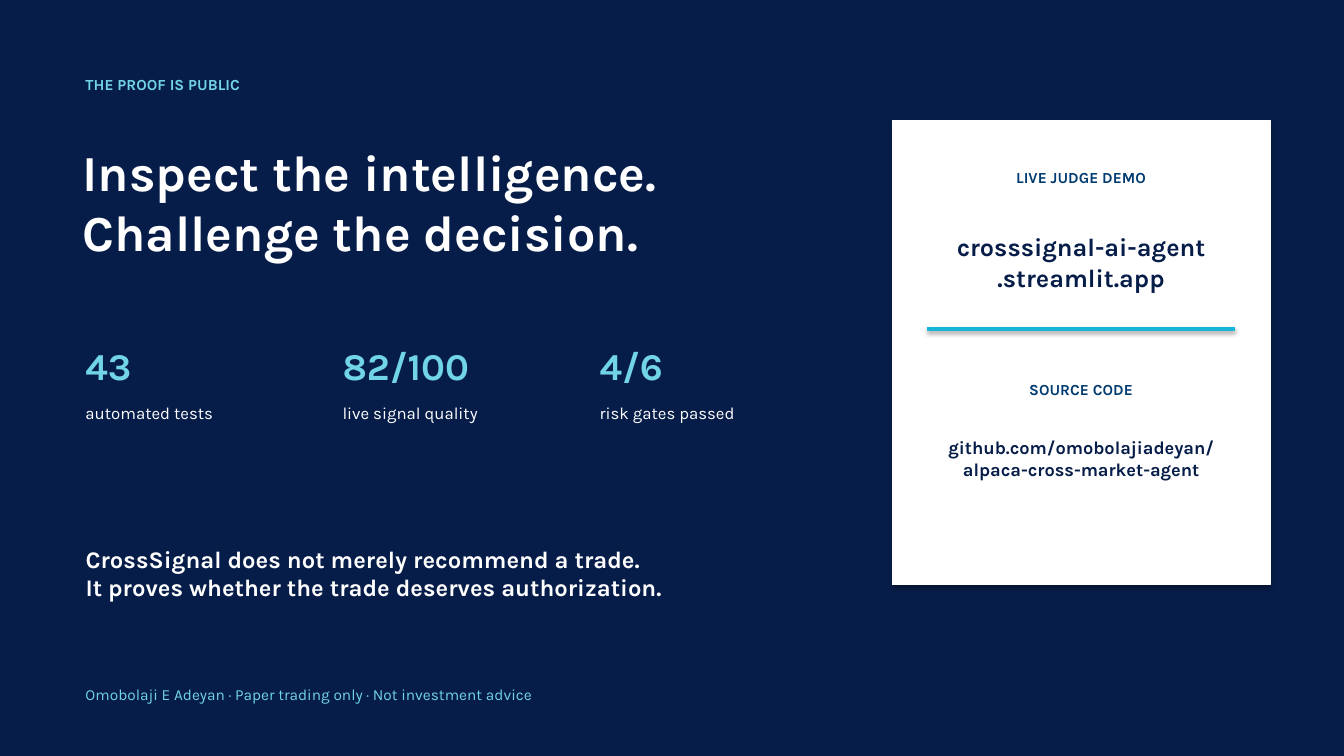
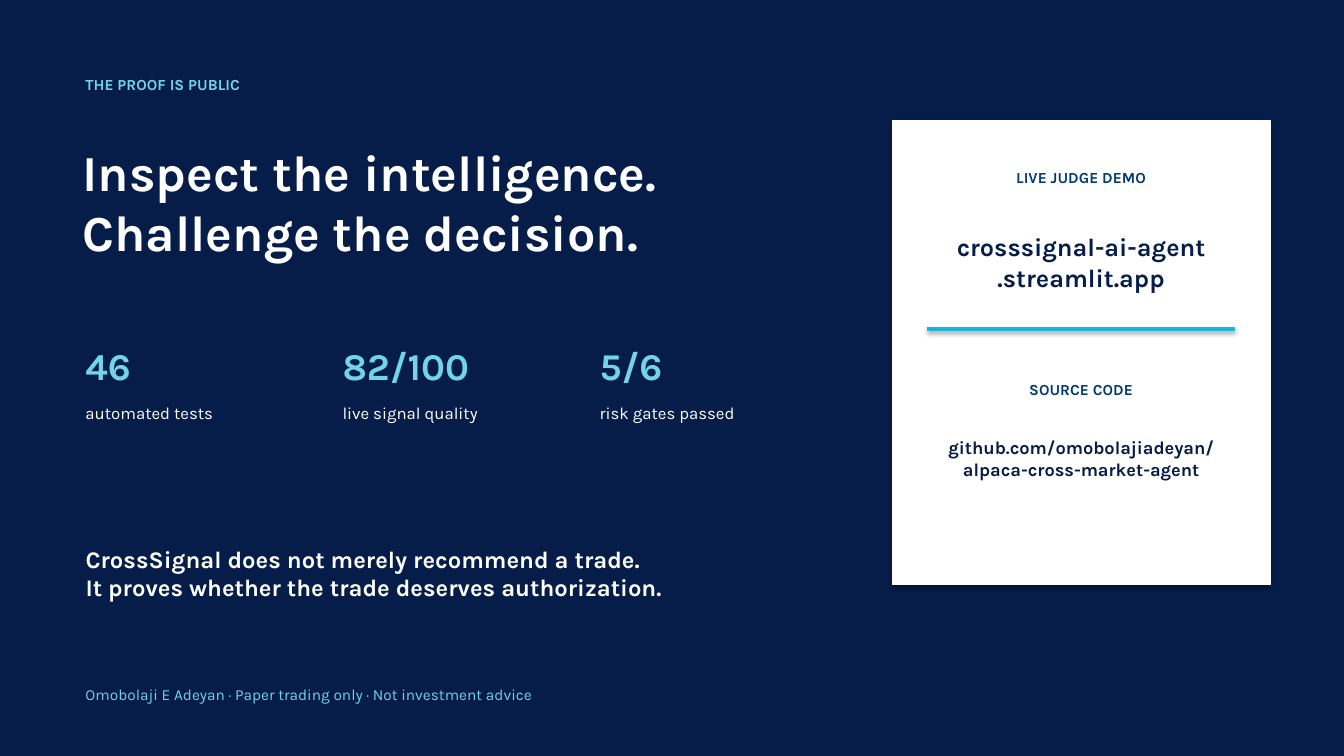
Before and after one commit to omobolajiadeyan/alpaca-cross-market-agent, a slide deck: slide 8 of submission/CrossSignal-Hackathon-Pitch-Final.pptx. Drawn at 1344x756 pixels with LibreOffice and Linux fonts; fonts in the diff are those of the drawing. Boxes give left, top, right and bottom in pixels: in the first picture for what was removed or moved away, otherwise in the second. Text is boxed around its words. In the diff, an @@ line names an element or a change of style, - is before the commit and + after.

```diff
--- a/submission/CrossSignal-Hackathon-Pitch-Final.pptx
+++ b/submission/CrossSignal-Hackathon-Pitch-Final.pptx
@@ text at (x1=85, y1=355, x2=130, y2=381): text changed @@
-43
+46
@@ text at (x1=600, y1=352, x2=663, y2=383): text changed @@
-4/6
+5/6
```
Also in this commit, not shown: 1 other slide changed, 2 other files.
